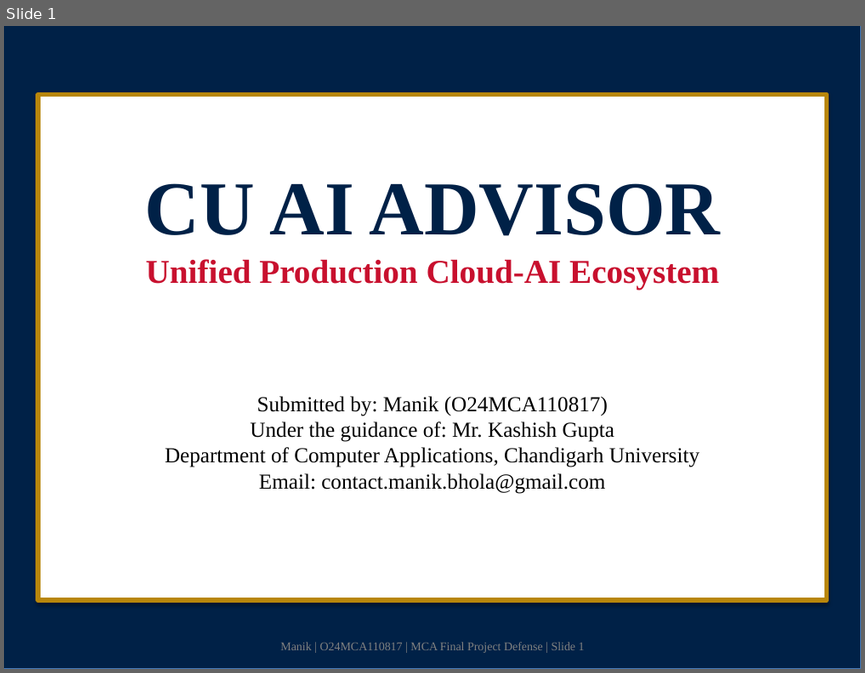
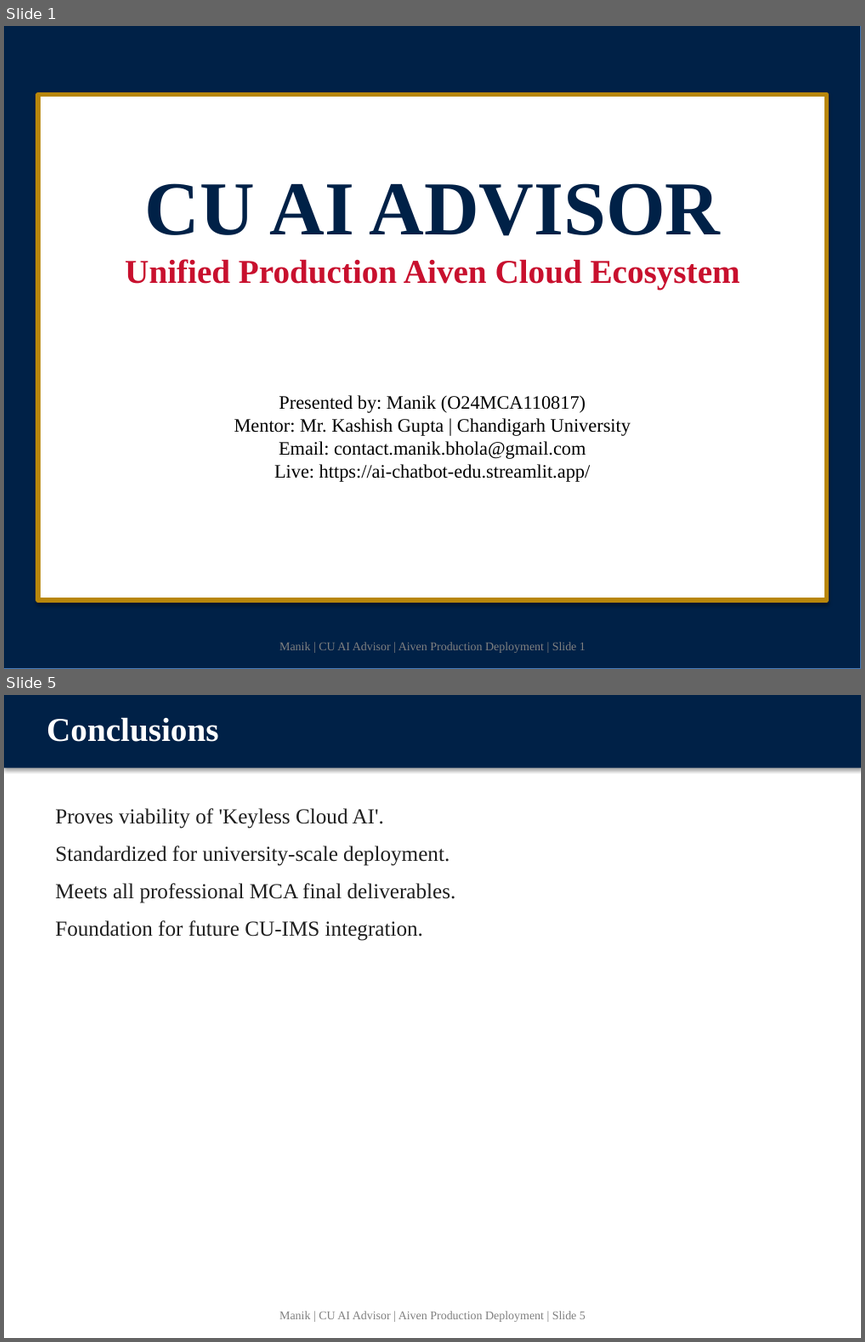
Before and after one commit to manikbholaji/ai-chatbot, a slide deck: CU_AI_Advisor_FINAL_MASTER.pptx. Shown one above the other, each under a label of ours: slide 1 before the commit, slides 1 and 5 after it; the slides between them are not shown. The pictures are 865x673 and 865x1342 pixels, drawn with LibreOffice and Linux fonts; fonts in the diff are those of the drawing. Boxes give left, top, right and bottom in pixels: in the first picture for what was removed or moved away, otherwise in the second. Text is boxed around its words. In the diff, an @@ line names an element or a change of style, - is before the commit and + after.

Commit message:
docs: finalize all deliverables with unified production architecture and Aiven cloud deployment details

```diff
--- a/CU_AI_Advisor_FINAL_MASTER.pptx
+++ b/CU_AI_Advisor_FINAL_MASTER.pptx
@@ slide 5 added at bbox=[4, 695, 861, 1338], background #FFFFFF @@
@@ rectangle added at bbox=[4, 695, 861, 768], fill #002147 @@
@@ text added at bbox=[46, 717, 218, 742], 28 pt, text #FFFFFF, bold @@
+Conclusions
@@ text added at bbox=[55, 808, 456, 941], 18 pt, text #1E1E1E @@
+Proves viability of 'Keyless Cloud AI'.
+Standardized for university-scale deployment.
+Meets all professional MCA final deliverables.
+Foundation for future CU-IMS integration.
@@ text added at bbox=[279, 1310, 585, 1321], 10 pt, text #808080 @@
+Manik | CU AI Advisor | Aiven Production Deployment | Slide 5
@@ slide 1 changed as well @@
@@ text at bbox=[125, 259, 740, 290]: text changed @@
-Unified Production Cloud-AI Ecosystem
+Unified Production Aiven Cloud Ecosystem
@@ text at bbox=[234, 395, 630, 482]: text changed; size 18 to 16 pt @@
-Submitted by: Manik (O24MCA110817)
-Under the guidance of: Mr. Kashish Gupta
-Department of Computer Applications, Chandigarh University
-Email: contact.manik.bhola@gmail.com
+Presented by: Manik (O24MCA110817)
+Mentor: Mr. Kashish Gupta | Chandigarh University
+Email: contact.manik.bhola@gmail.com
+Live: https://ai-chatbot-edu.streamlit.app/
@@ text at bbox=[279, 641, 585, 652]: text changed @@
-Manik | O24MCA110817 | MCA Final Project Defense | Slide 1
+Manik | CU AI Advisor | Aiven Production Deployment | Slide 1
```
Also in this commit, not shown: 1 other slide changed, 2 other slides added, 9 slides removed, 1 other file.
